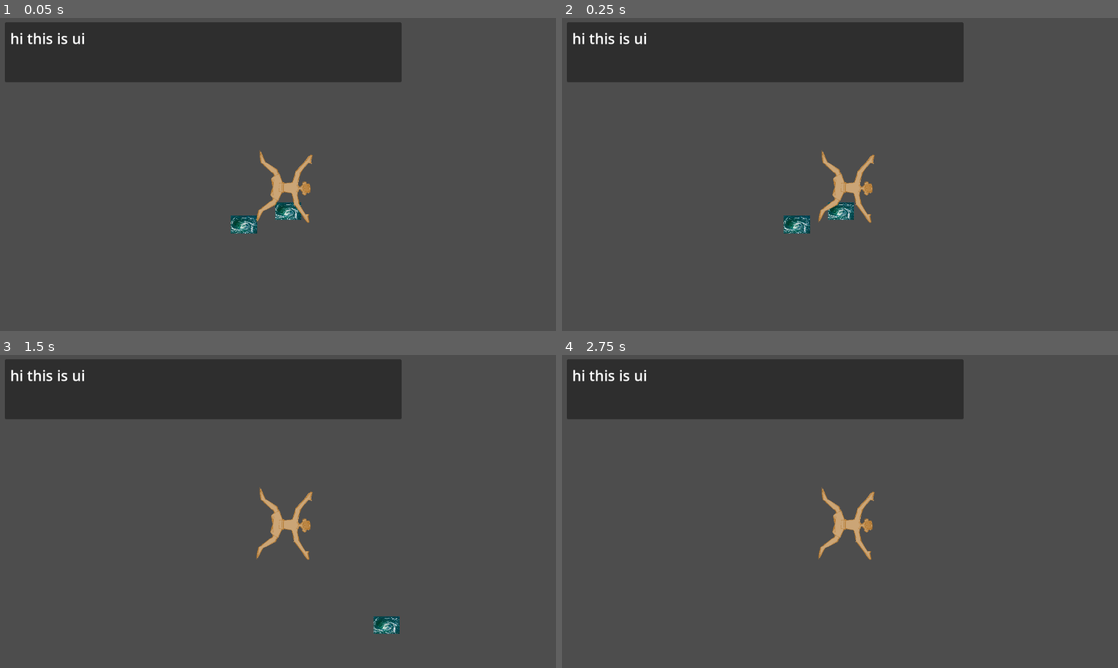
Above: before the commit, frames 1-4 (two rows, left to right).
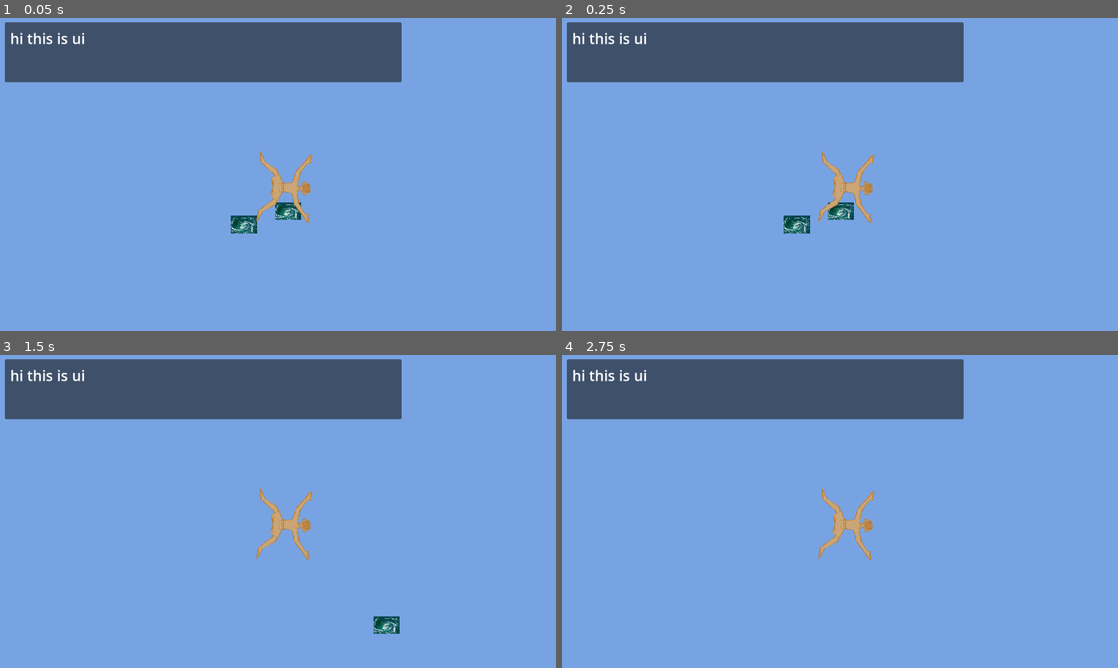
Above: after the commit, the same moments.

Repository: sophieTheProgrammer/microjam-island-61
Game: Godot game, scene res://scenes/game.tscn
Two runs of this game, one before a commit and one after it. Both use one fixed random seed, a clock stepped at 60 frames per second and the inputs below.
Inputs (mouse positions are in pixels of both pictures, inside the frame that each line leads up to):
- Up to frame 1 (0.05 s): no input
- Up to frame 2 (0.25 s): no input
- Up to frame 3 (1.5 s): tap Enter (ui_accept) at 0.5, 0.77 s; move the mouse to (400, 495) at 0.52 s; hold Up (up) 0.53-1.28 s; click (400, 495) at 0.6 s; move the mouse to (166, 527) at 1.27 s; hold Down (down) from 1.28 s (still down); click (166, 527) at 1.35 s
- Up to frame 4 (2.75 s): tap Enter (ui_accept) at 1.52, 2 s; move the mouse to (895, 442) at 2.02 s; release Down (down) at 2.03 s; hold Up (up) from 2.03 s (still down); click (895, 442) at 2.1 s

The runs differ from the first frame. In frame 1, 99% of the frame differs, in the area x 0-100%, y 0-100%; in frame 2, 99%; in frame 3, 99%; in frame 4, 99%.

Commit message:
chunk + bg color

Diff:
--- a/project.godot
+++ b/project.godot
@@ -57,3 +57,4 @@
 rendering_device/driver.windows="d3d12"
 renderer/rendering_method="gl_compatibility"
 renderer/rendering_method.mobile="gl_compatibility"
+environment/defaults/default_clear_color=Color(0.47058824, 0.6392157, 0.8901961, 1)
--- /dev/null
+++ b/scripts/chunk.tscn
@@ -0,0 +1,13 @@
+[gd_scene format=3 uid="uid://dau314vrra7i6"]
+
+[sub_resource type="SegmentShape2D" id="SegmentShape2D_h2h35"]
+a = Vector2(246, -75)
+b = Vector2(252, 242)
+
+[node name="chunk" type="Node2D" unique_id=709913294]
+
+[node name="Area2D" type="Area2D" parent="." unique_id=114175988]
+
+[node name="CollisionShape2D" type="CollisionShape2D" parent="Area2D" unique_id=1490499186]
+position = Vector2(110, 38)
+shape = SubResource("SegmentShape2D_h2h35")
Not shown, added: art/IMG_3310.png.import
